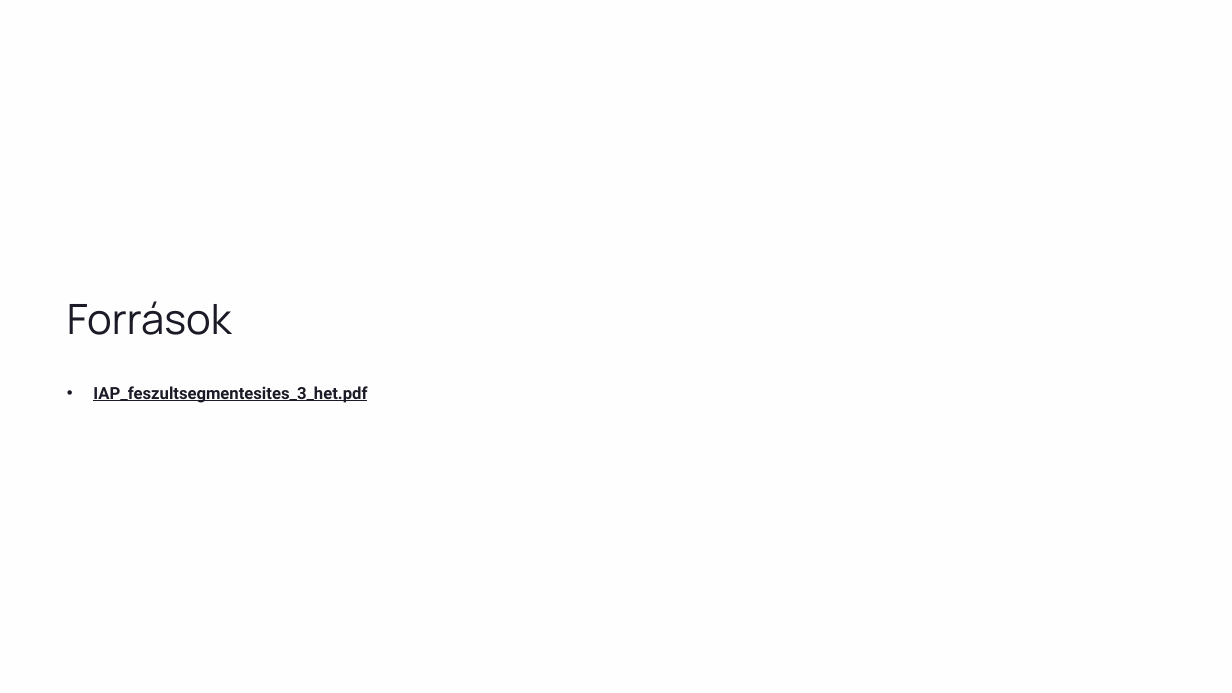
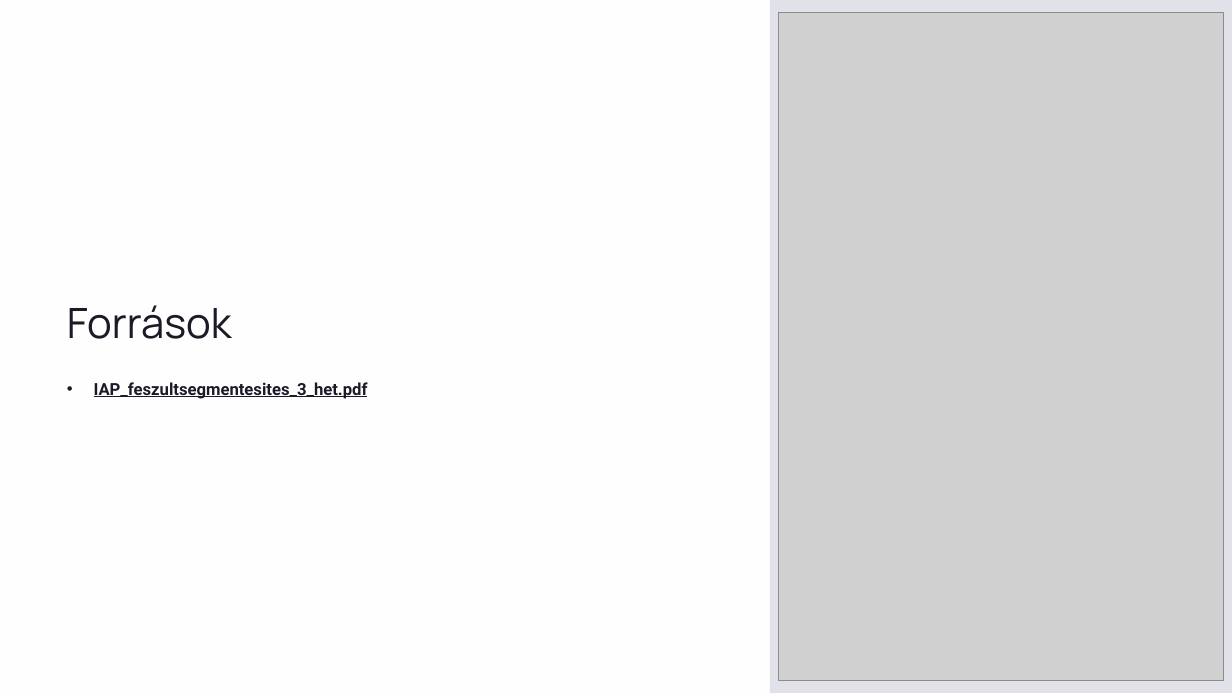
Before and after one commit to zsfazekas65-stack/IAP, a slide deck: slide 17 of ppt/villamosszereles11/03_het.pptx. Drawn at 1232x693 pixels with LibreOffice and Linux fonts; fonts in the diff are those of the drawing; grey boxes stand for pictures. Boxes give left, top, right and bottom in pixels: in the first picture for what was removed or moved away, otherwise in the second. Text is boxed around its words. In the diff, an @@ line names an element or a change of style, - is before the commit and + after.

```diff
--- a/ppt/villamosszereles11/03_het.pptx
+++ b/ppt/villamosszereles11/03_het.pptx
@@ rectangle added at [770,0,1232,693], fill #E1E1EA @@
@@ picture added at [778,13,1224,681] @@
@@ text "Források": place and size @@
-text "Források" at [67,301,232,335]
+text "Források" at [67,305,232,339]
@@ text "IAP_feszultsegmentesites_3_het.pdf": place and size @@
-text "IAP_feszultsegmentesites_3_het.pdf" at [93,386,367,403]
+text "IAP_feszultsegmentesites_3_het.pdf" at [94,382,368,399]
```
Also in this commit, not shown: 16 other slides changed.
